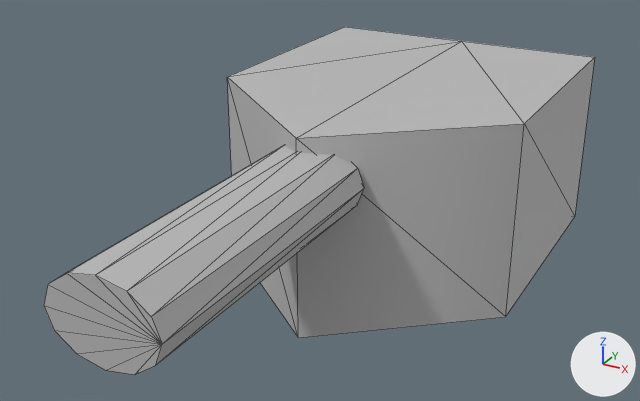
Two versions of the FBX model Assets/Model/TankHead.fbx, one commit apart.
Camera for both pictures: a 50 mm lens placed at (0.0182, -0.041, 0.0278), pointed at (-0.0004, -0.0071, 0.0109). Lighting does not change. The marker at lower right points along +X, +Y and +Z. Mesh edges are drawn as thin lines. Where no turn or scale is listed for an object, it has been applied to the vertices.
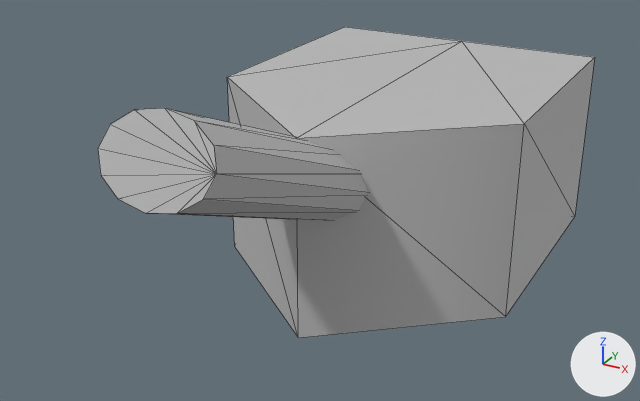
Pixel boxes [x1, y1, x2, y2] of what changed, in the pictures (640 x 401 px; the box of a moved part takes in the faces that stretch with it):
'pCylinder2', reshaped, moved (10% narrower, 11% shorter)
    before: [44, 27, 595, 375]
    after: [98, 27, 595, 338]
part 1 of me_mesh, moved or reshaped
    before: [44, 146, 364, 375]
    after: [98, 108, 368, 221]
part 2 of me_mesh, moved or reshaped
    both: [229, 119, 372, 337]

The change in detail:
me_mesh has 36 vertices, 64 faces and spans x -0.008..0.008, y -0.0163..0.0163, z -0.005..0.005.
me_mesh is used by ob_pcylinder2; location (0.0, -0.00633, 0.01).
me_mesh part 1: the loose piece of 24 vertices spanning x -0.0025..0.0025, y -0.0163..-0.002, z 0.0008..0.0044 is turned -23.3 degrees about the x axis through its middle, then moved by (0.0, 0.0014, -0.0002).
me_mesh part 2: the loose piece of 12 vertices spanning x -0.008..0.008, y -0.0037..0.0163, z -0.005..0.005 is moved by (0.0, -0.0013, -0.0019).
Object 'pCylinder2' (ob_pcylinder2) moves from (0.0, -0.00633, 0.01) to (0.0, -0.00501, 0.01187).
